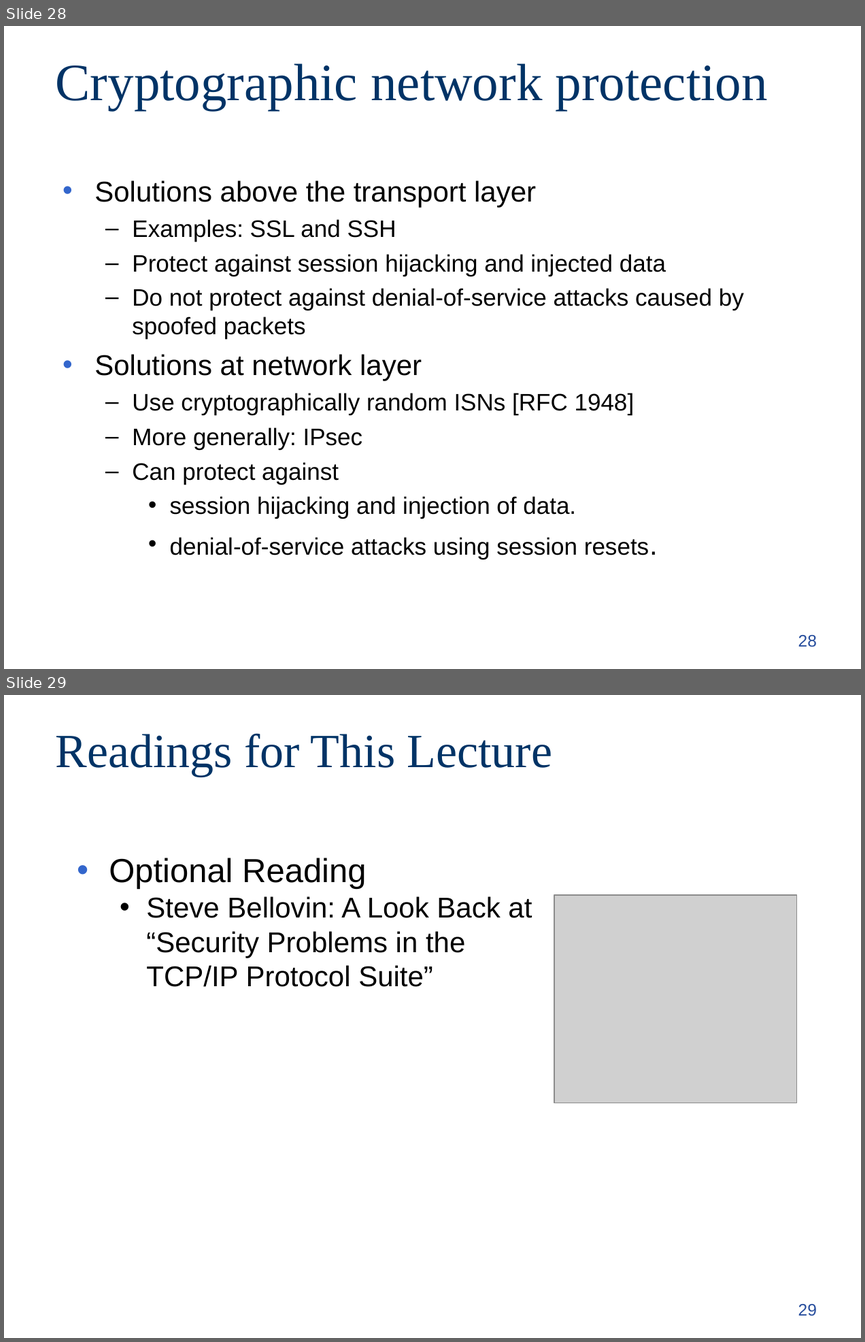
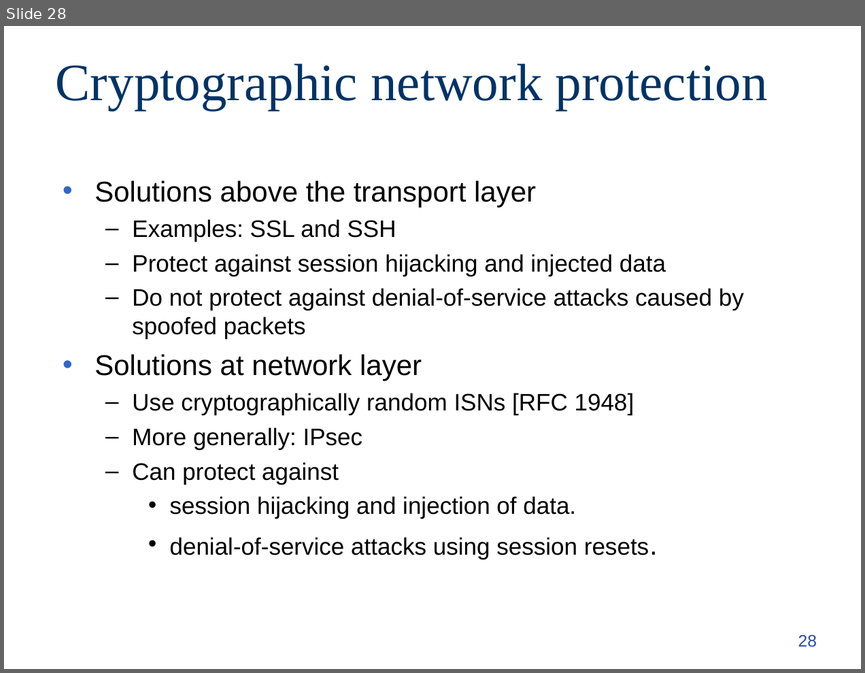
Before and after one commit to Emadalsuwat/emadalsuwat.github.io, a slide deck: internetsecurity/Lecture_9.ppt. Shown one above the other, each under a label of ours: slides 28 and 29 before the commit, slide 28 after it. The pictures are 865x1342 and 865x673 pixels, drawn with LibreOffice and Linux fonts; fonts in the diff are those of the drawing; grey boxes stand for pictures. Boxes give left, top, right and bottom in pixels: in the first picture for what was removed or moved away, otherwise in the second. Text is boxed around its words. In the diff, an @@ line names an element or a change of style, - is before the commit and + after.

```diff
--- a/internetsecurity/Lecture_9.ppt
+++ b/internetsecurity/Lecture_9.ppt
@@ slide 29 removed at box(4, 695, 861, 1338), background #FFFFFF @@
@@ title removed at box(56, 733, 552, 776) @@
-Readings for This Lecture
@@ text removed at box(109, 858, 532, 987) @@
-• Optional Reading
-  • Steve Bellovin: A Look Back at “Security Problems in the TCP/IP Protocol Suite”
@@ picture removed at box(554, 895, 797, 1103) @@
@@ page number removed at box(798, 1304, 817, 1316) @@
-29
```
Also in this commit, not shown: 1 other slide removed, 3 other files.
